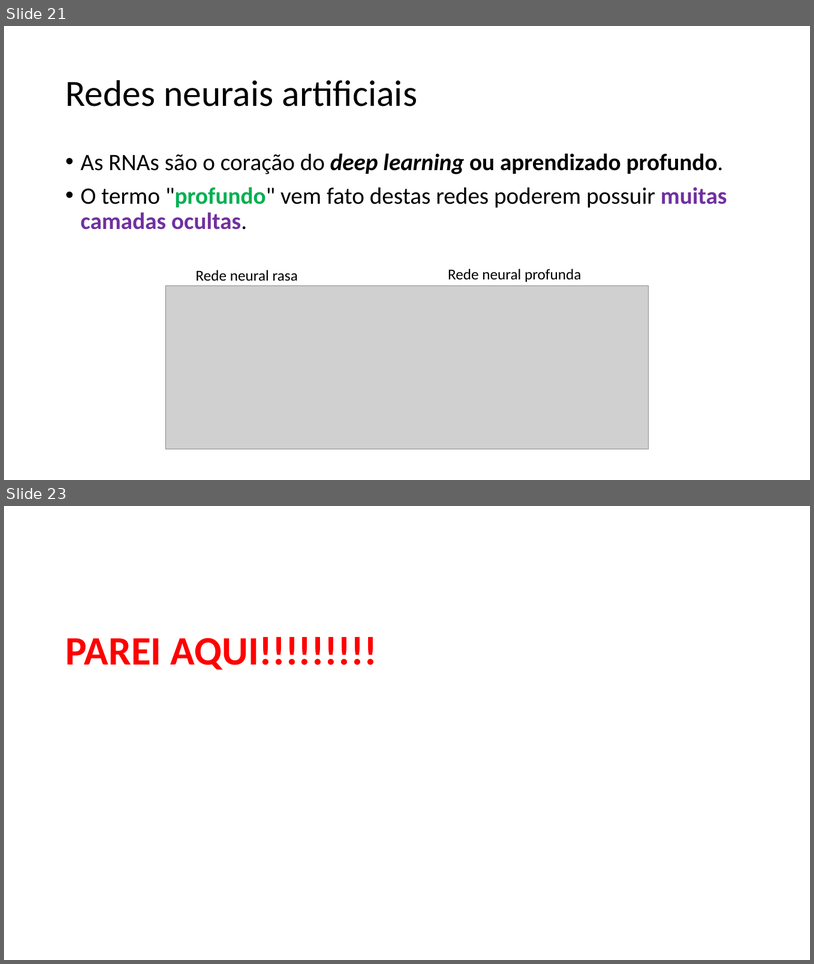
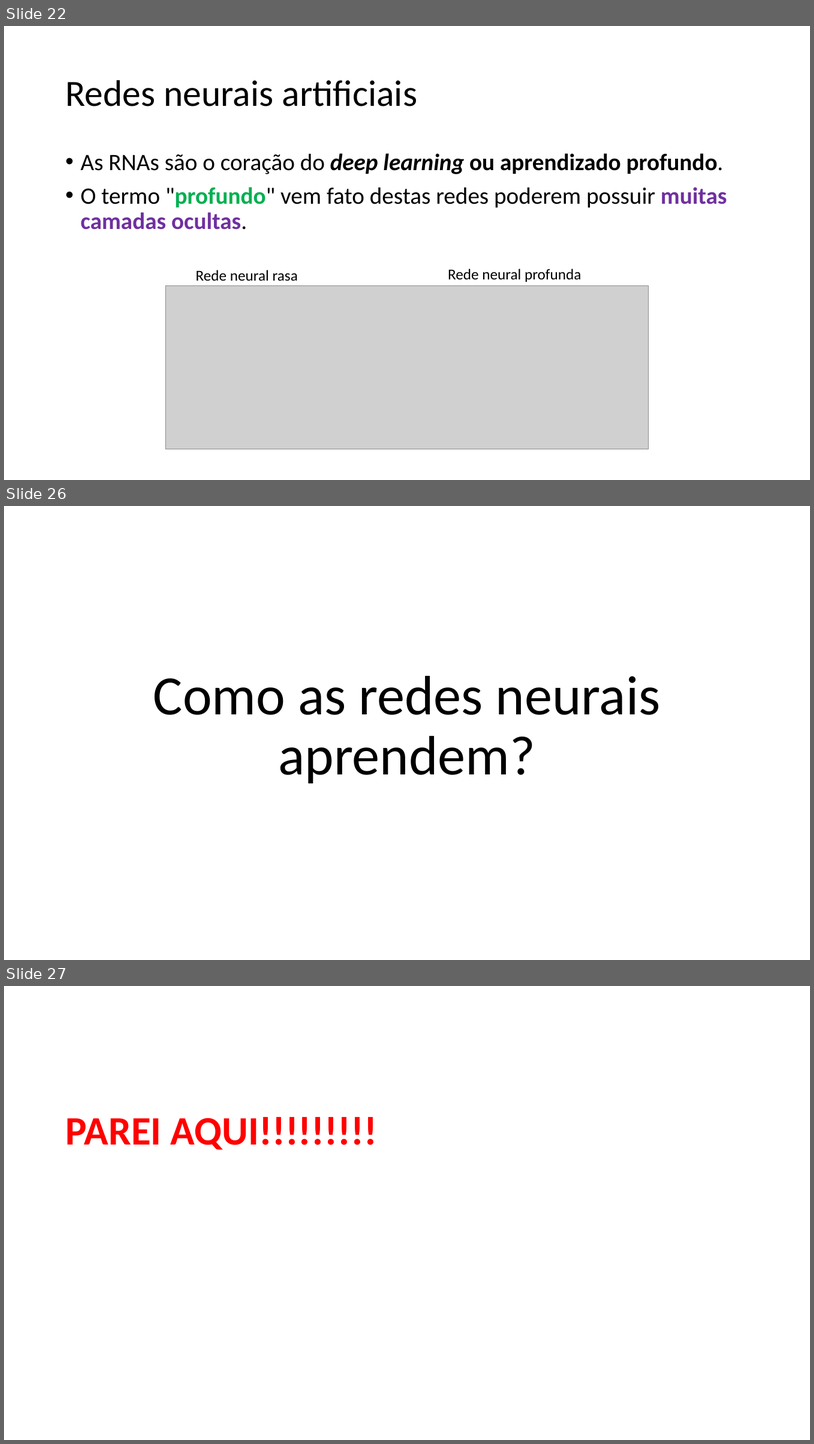
Before and after one commit to zz4fap/c24_inteligencia_artificial, a slide deck: slides/C24_MLP.pptx. Shown one above the other, each under a label of ours: slides 21 and 23 before the commit, slides 22, 26 and 27 after it; the slides between them are not shown. The pictures are 814x964 and 814x1444 pixels, drawn with LibreOffice and Linux fonts; fonts in the diff are those of the drawing; grey boxes stand for pictures. Boxes give left, top, right and bottom in pixels: in the first picture for what was removed or moved away, otherwise in the second. Text is boxed around its words. In the diff, an @@ line names an element or a change of style, - is before the commit and + after.

```diff
--- a/slides/C24_MLP.pptx
+++ b/slides/C24_MLP.pptx
@@ slide 26 added at (4,506,810,960), background #FFFFFF @@
@@ text added at (153,676,661,783), 66 pt, text #000000 @@
+Como as redes neurais aprendem?
@@ what was slide 21 is now slide 22 @@
@@ what was slide 23 is now slide 27 @@
```
Also in this commit, not shown: 2 slides changed, 6 other slides added, 3 slides removed.
